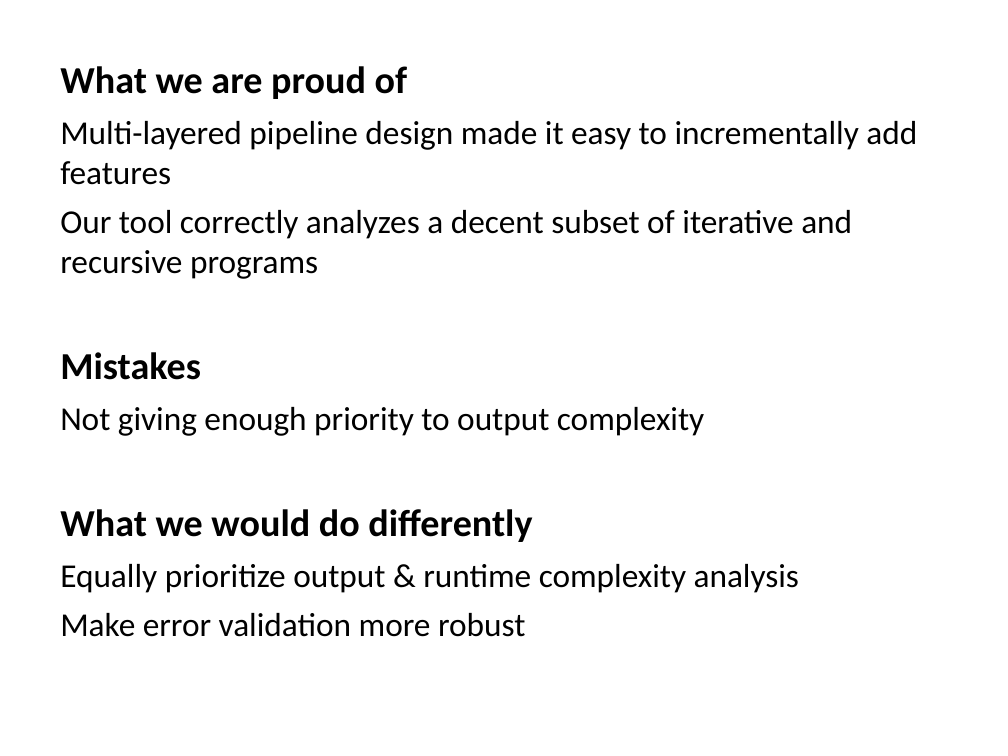
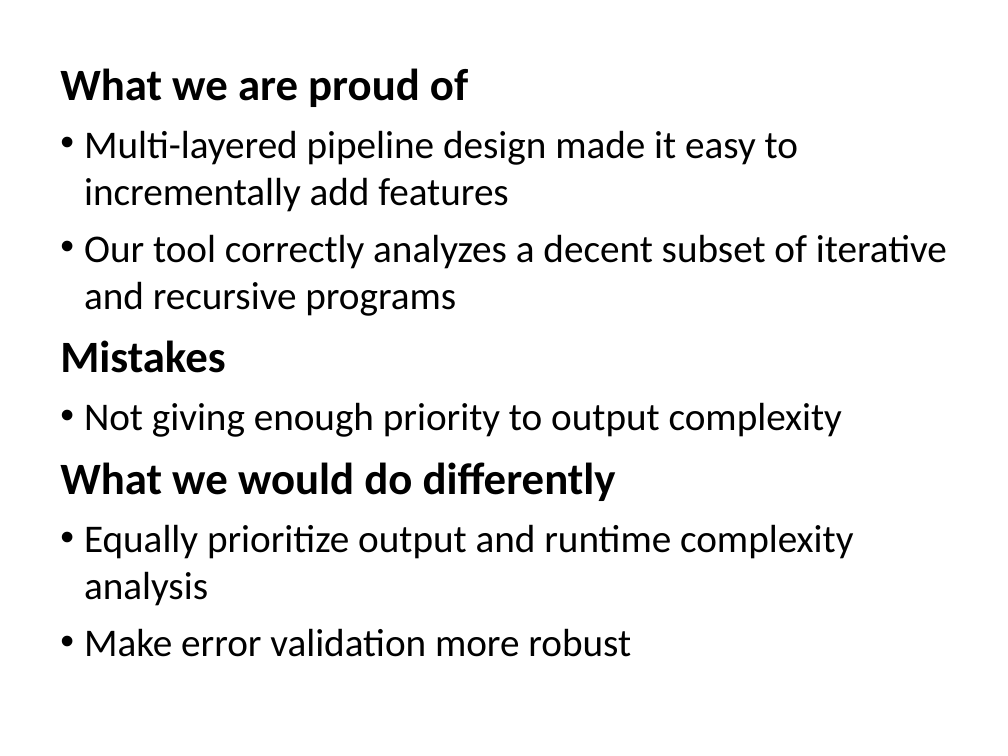
Before and after one commit to Michael0x2a/asymptotic-analysis-tool, a slide deck: slide 6 of poster.ppt. Drawn at 1008x756 pixels with LibreOffice and Linux fonts; fonts in the diff are those of the drawing. Boxes give left, top, right and bottom in pixels: in the first picture for what was removed or moved away, otherwise in the second. Text is boxed around its words. In the diff, an @@ line names an element or a change of style, - is before the commit and + after.

```diff
--- a/poster.ppt
+++ b/poster.ppt
@@ text at box(60, 68, 947, 657): size 27.2 to 32 pt in "What we are proud of", "Mistakes", "What we would do differently"; size 23.8 to 28 pt in "Multi-layered pipeline design made it easy to ...", "Our tool correctly analyzes a decent subset ...", "Not giving enough priority to output complexity", "Make error validation more robust"; bullet none to • @@
@@ text at box(84, 524, 853, 606): text changed; size 23.8 to 28 pt @@
-Equally prioritize output & runtime complexity analysis
+• Equally prioritize output and runtime complexity analysis
```
Also in this commit, not shown: 3 other slides changed, 1 slide removed.
